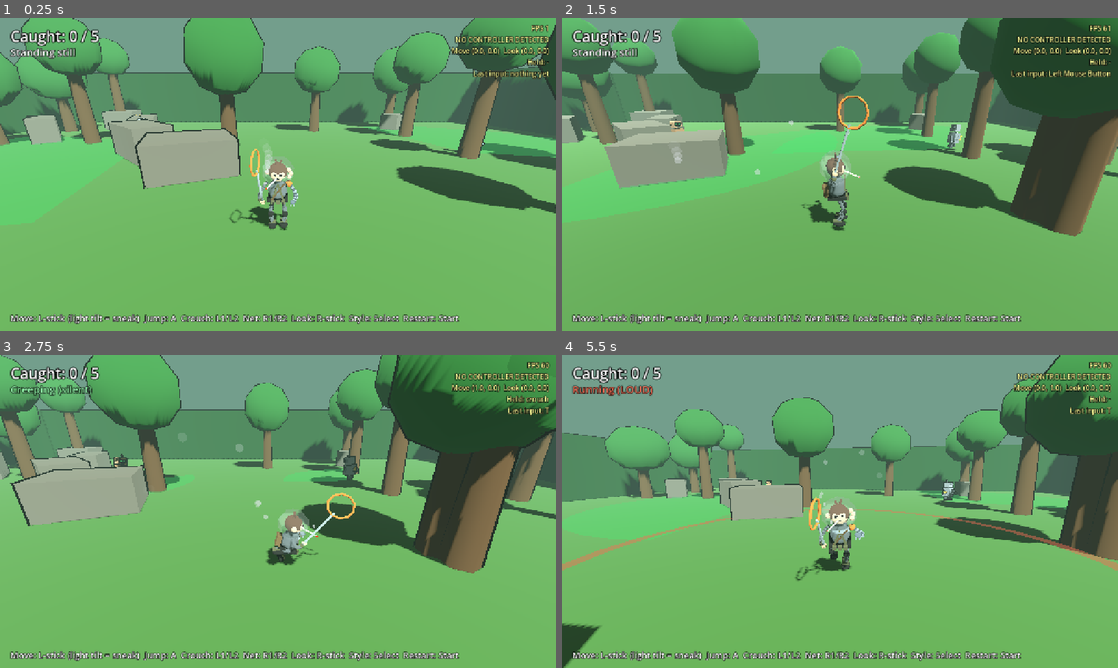
Above: before the commit, frames 1-4 (two rows, left to right).
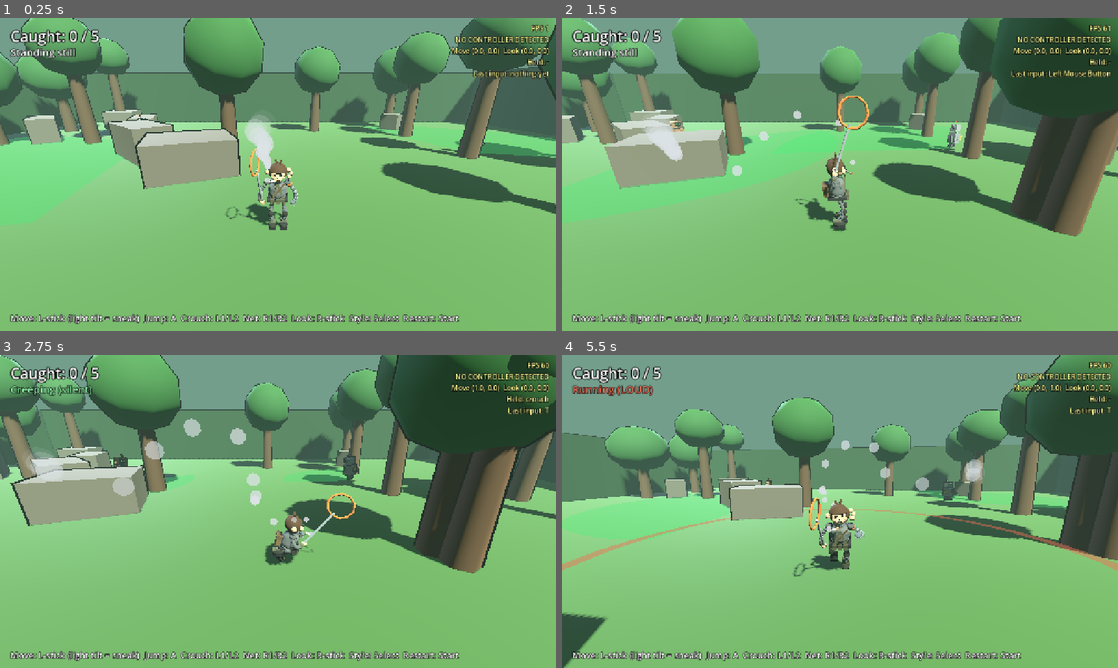
Above: after the commit, the same moments.

Repository: StoneColdOS/Caveman-Catchers
Game: Godot game, scene res://scenes/main.tscn
Two runs of this game, one before a commit and one after it. Both use one fixed random seed, a clock stepped at 60 frames per second and the inputs below.
Inputs (mouse positions are in pixels of both pictures, inside the frame that each line leads up to):
- Up to frame 1 (0.25 s): no input
- Up to frame 2 (1.5 s): tap Enter (restart) at 0.5 s; move the mouse to (962, 158) at 0.52 s; hold D (move_right) 0.53-1.25 s; tap J (net) at 0.6 s; click (962, 158) at 0.67 s; tap Space (jump) at 0.77, 1.07 s; tap T (style) at 0.8 s; drag from (728, 190) to (812, 237) at 1.27 s
- Up to frame 3 (2.75 s): move the mouse to (333, 442) at 2.02 s; hold D (move_right) from 2.03 s (still down); hold Shift (crouch) from 2.03 s (still down); tap T (style) at 2.3 s
- Up to frame 4 (5.5 s): release D (move_right) at 2.75 s; release Shift (crouch) at 2.75 s; drag from (812, 574) to (673, 464) at 2.77 s; move the mouse to (1006, 558) at 3.52 s; hold A (move_left) 3.53-4.25 s; tap Left (look_left) at 3.6 s; tap Space (jump) at 3.77, 4.07 s; tap T (style) at 3.8, 5.3 s; drag from (673, 464) to (756, 433) at 4.27 s; move the mouse to (867, 511) at 5.02 s; hold S (move_back) from 5.03 s (still down); tap Up (look_up) at 5.1 s; click (867, 511) at 5.17 s

The runs differ from the first frame. In frame 1, 14% of the frame differs, in the area x 0-100%, y 0-68%; in frame 2, 9.1%; in frame 3, 19%; in frame 4, 19%, in the area x 0-100%, y 1-88%.
Error before the commit: Cannot call method 'get_nodes_in_group' on a null value. (res://scripts/main.gd:297)
Error after the commit: Cannot call method 'get_nodes_in_group' on a null value. (res://scripts/main.gd:304)

Commit message:
No helmet, floating cigarette, thicker trailing smoke, more depth
- Helmet removed; added brow ridge, muzzle, cheeks and a neck
- Cigarette floats at his mouth on the body so it stays put while his head
  bobbles; filter at the lips, lit end out
- Smoke: 16 bigger, denser puffs that stay where released (trail behind
  him when moving) and drift away from his face
- More shape: chest, shoulder pads, hips, pouch flaps, satchel flap and
  buckle, boot soles; robots get a chest panel, speaker slots, rivets,
  screen bezel, a knob and an antenna bulb
- Lighting: drop flat toon shading, add a cool back light, lower ambient

Co-Authored-By: Claude Opus 5.5 <noreply@anthropic.com>
Claude-Session: https://claude.ai/code/session_01X5D3NCWGJ5U6tQxJ5x7zR9

Diff:
--- a/scripts/gatherer.gd
+++ b/scripts/gatherer.gd
@@ -109,6 +109,13 @@
 	body.rotation.z = randf_range(-0.08, 0.08)
 	torso.add_child(body)
 	torso.add_child(Util.mesh(Util.box(Vector3(0.2, 0.16, 0.02)), rust, Vector3(-0.14, 0.66 + y, 0.26)))
+	# Chest panel with speaker slots and corner rivets, so the body isn't a plain box
+	torso.add_child(Util.mesh(Util.box(Vector3(0.3, 0.26, 0.03)), tin.darkened(0.18), Vector3(0.08, 0.84 + y, 0.255)))
+	for i in 3:
+		torso.add_child(Util.mesh(Util.box(Vector3(0.2, 0.025, 0.02)), Color(0.12, 0.12, 0.12), Vector3(0.08, 0.9 + y - i * 0.06, 0.272), false))
+	for cx in [-0.27, 0.27]:
+		for cy in [0.5, 1.06]:
+			torso.add_child(Util.mesh(Util.sphere(0.03), tin.lightened(0.25), Vector3(cx, cy + y, 0.255), false))
 	# Legs and arms hang from pivots so they can swing, scissor and flail.
 	for side in [-1.0, 1.0]:
 		var hip := Node3D.new()
@@ -133,19 +140,22 @@
 	head.position = Vector3(0, head_base_y, 0)
 	torso.add_child(head)
 	head.add_child(Util.mesh(Util.box(Vector3(0.56, 0.42, 0.4)), tin.lightened(0.1), Vector3.ZERO))
-	head.add_child(Util.mesh(Util.box(Vector3(0.44, 0.3, 0.02)), Color(0.05, 0.07, 0.06), Vector3(0, 0, 0.205)))
+	head.add_child(Util.mesh(Util.box(Vector3(0.5, 0.36, 0.04)), tin.darkened(0.3), Vector3(0, 0, 0.2)))  # screen bezel
+	head.add_child(Util.mesh(Util.box(Vector3(0.44, 0.3, 0.02)), Color(0.05, 0.07, 0.06), Vector3(0, 0, 0.225), false))
+	head.add_child(Util.mesh(Util.box(Vector3(0.06, 0.06, 0.04)), Color(0.75, 0.2, 0.15), Vector3(0.21, -0.14, 0.22), false))  # knob
 	head.add_child(Util.mesh(Util.sphere(0.12), tin.darkened(0.15), Vector3(-0.32, 0.08, 0)))
 	head.add_child(Util.mesh(Util.sphere(0.12), tin.darkened(0.15), Vector3(0.32, 0.08, 0)))
 	var ant := Util.mesh(Util.box(Vector3(0.02, 0.22, 0.02)), Color(0.3, 0.3, 0.32), Vector3(0.12, 0.3, 0))
 	ant.rotation.z = randf_range(-0.6, 0.6)
 	head.add_child(ant)
+	ant.add_child(Util.mesh(Util.sphere(0.04), Color(0.9, 0.3, 0.2), Vector3(0, 0.12, 0)))  # antenna bulb
 	# Screen eyes (unshaded so they glow); color shows his mood
 	eye_mat = Util.mat(Color(0.3, 1.0, 0.5), true)
 	for ex in [-0.1, 0.1]:
 		var eye := MeshInstance3D.new()
 		eye.mesh = Util.box(Vector3(0.08, 0.08, 0.02))
 		eye.material_override = eye_mat
-		eye.position = Vector3(ex, 0.03, 0.22)
+		eye.position = Vector3(ex, 0.03, 0.24)
 		head.add_child(eye)
 	# Wind-up key on his back
 	key = Node3D.new()
--- a/scripts/main.gd
+++ b/scripts/main.gd
@@ -132,7 +132,7 @@
 	env.background_color = Color(0.45, 0.62, 0.55)
 	env.ambient_light_source = Environment.AMBIENT_SOURCE_COLOR
 	env.ambient_light_color = Color(0.55, 0.65, 0.55)
-	env.ambient_light_energy = 0.6
+	env.ambient_light_energy = 0.45
 	env.fog_enabled = true
 	env.fog_light_color = Color(0.45, 0.62, 0.55)
 	env.fog_density = 0.01
@@ -141,10 +141,17 @@
 	add_child(we)
 
 	var sun := DirectionalLight3D.new()
-	sun.rotation_degrees = Vector3(-55, 35, 0)
-	sun.light_energy = 1.1
+	sun.rotation_degrees = Vector3(-50, 35, 0)
+	sun.light_energy = 1.3
+	sun.light_color = Color(1.0, 0.96, 0.88)
 	sun.shadow_enabled = true
 	add_child(sun)
+	# Cool back light from the other side: rims the edges so characters read as round
+	var back := DirectionalLight3D.new()
+	back.rotation_degrees = Vector3(-25, 215, 0)
+	back.light_energy = 0.55
+	back.light_color = Color(0.65, 0.78, 1.0)
+	add_child(back)
 
 
 func _build_ground() -> void:
--- a/scripts/player.gd
+++ b/scripts/player.gd
@@ -1,6 +1,6 @@
 extends CharacterBody3D
 ## The hero: a lanky old space chimp from the user's sketch. Droopy eye, X eye, chewed
-## ear, cigarette poking through his helmet, harness, pouches, satchel, robot arm, net.
+## ear, a cigarette floating at his mouth, harness, pouches, satchel, robot arm, net.
 
 signal caught_one
 
@@ -48,6 +48,7 @@
 var knee_pads: Array = []
 var right_band: MeshInstance3D
 var smoke_origin: Array = []
+var smoke_away: Array = []
 var walk_phase := 0.0
 var cig_tip: MeshInstance3D
 var smoke: Node3D
@@ -92,6 +93,17 @@
 	body_root = Node3D.new()
 	visual.add_child(body_root)
 	body_root.add_child(Util.mesh(Util.capsule(0.25, 0.62), suit, Vector3(0, 1.2, 0)))
+	# Chest, shoulders and hips give the torso some shape
+	var chest := Util.mesh(Util.sphere(0.2), suit.lightened(0.05), Vector3(0, 1.3, 0.1))
+	chest.scale = Vector3(1.25, 0.85, 0.65)
+	body_root.add_child(chest)
+	for side in [-1.0, 1.0]:
+		var pad := Util.mesh(Util.sphere(0.1), suit.darkened(0.12), Vector3(0.26 * side, 1.42, 0))
+		pad.scale = Vector3(1.1, 0.75, 1.1)
+		body_root.add_child(pad)
+	var hips := Util.mesh(Util.sphere(0.22), suit.darkened(0.08), Vector3(0, 0.96, 0))
+	hips.scale = Vector3(1.1, 0.55, 1.0)
+	body_root.add_child(hips)
 	# V harness straps meeting at the belt
 	for side in [-1.0, 1.0]:
 		var strap := Util.mesh(Util.box(Vector3(0.05, 0.5, 0.03)), gear, Vector3(0.08 * side, 1.2, 0.235))
@@ -101,17 +113,19 @@
 	body_root.add_child(Util.mesh(Util.box(Vector3(0.56, 0.07, 0.52)), dark, Vector3(0, 0.95, 0)))
 	for x in [-0.13, 0.0, 0.13]:
 		body_root.add_child(Util.mesh(Util.box(Vector3(0.1, 0.13, 0.07)), gear, Vector3(x, 0.93, 0.27)))
+		body_root.add_child(Util.mesh(Util.box(Vector3(0.11, 0.045, 0.085)), gear.darkened(0.2), Vector3(x, 0.99, 0.275)))  # pouch flap
 		body_root.add_child(Util.mesh(Util.box(Vector3(0.015, 0.06, 0.01)), dark, Vector3(x, 0.93, 0.31)))
 	# Satchel on his back with a cross strap
 	body_root.add_child(Util.mesh(Util.box(Vector3(0.34, 0.3, 0.14)), Color(0.45, 0.36, 0.24), Vector3(0, 1.12, -0.3)))
-	body_root.add_child(Util.mesh(Util.box(Vector3(0.34, 0.08, 0.02)), Color(0.38, 0.3, 0.2), Vector3(0, 1.24, -0.375)))
+	body_root.add_child(Util.mesh(Util.box(Vector3(0.36, 0.12, 0.17)), Color(0.38, 0.3, 0.2), Vector3(0, 1.24, -0.31)))  # satchel flap
+	body_root.add_child(Util.mesh(Util.box(Vector3(0.05, 0.05, 0.02)), Color(0.7, 0.62, 0.4), Vector3(0, 1.2, -0.4)))     # buckle
 	var cross := Util.mesh(Util.box(Vector3(0.04, 0.62, 0.02)), Color(0.38, 0.3, 0.2), Vector3(0.0, 1.22, 0.24))
 	cross.rotation.z = -0.6
 	body_root.add_child(cross)
 	# Robot arm's shoulder joint (his left)
 	body_root.add_child(Util.mesh(Util.sphere(0.09), Color(0.91, 0.51, 0.23), Vector3(0.3, 1.38, 0)))
 
-	# Head on a springy pivot inside a bubble helmet
+	# Head on a springy pivot (no helmet)
 	head_pivot = Node3D.new()
 	head_pivot.position = Vector3(0, 1.5, 0)
 	body_root.add_child(head_pivot)
@@ -136,37 +150,47 @@
 		var stroke := Util.mesh(Util.box(Vector3(0.075, 0.016, 0.02)), ink, Vector3(0.07, 0.235, 0.255), false)
 		stroke.rotation.z = r
 		head_pivot.add_child(stroke)
-	head_pivot.add_child(Util.mesh(Util.box(Vector3(0.025, 0.02, 0.02)), ink, Vector3(0.0, 0.17, 0.27), false))   # nose
-	head_pivot.add_child(Util.mesh(Util.box(Vector3(0.09, 0.014, 0.02)), ink, Vector3(0.0, 0.12, 0.262), false))  # mouth
-	# Cigarette poking out through the helmet glass, glowing tip outside
-	var cig := Util.mesh(Util.box(Vector3(0.03, 0.03, 0.5)), Color(0.95, 0.93, 0.88), Vector3(-0.14, 0.08, 0.42))
-	cig.rotation = Vector3(0.25, -0.55, 0)
-	head_pivot.add_child(cig)
+	# Brow ridge and a muzzle that sticks out, so the face has depth
+	var brow := Util.mesh(Util.sphere(0.12), fur.darkened(0.1), Vector3(0, 0.29, 0.17))
+	brow.scale = Vector3(1.55, 0.32, 0.75)
+	head_pivot.add_child(brow)
+	var snout := Util.mesh(Util.sphere(0.11), face.lightened(0.06), Vector3(0, 0.12, 0.2))
+	snout.scale = Vector3(1.25, 0.8, 0.85)
+	head_pivot.add_child(snout)
+	head_pivot.add_child(Util.mesh(Util.box(Vector3(0.03, 0.022, 0.02)), ink, Vector3(0.0, 0.17, 0.286), false))   # nose
+	head_pivot.add_child(Util.mesh(Util.box(Vector3(0.1, 0.016, 0.02)), ink, Vector3(0.0, 0.1, 0.285), false))    # mouth
+	for side in [-1.0, 1.0]:  # cheeks
+		head_pivot.add_child(Util.mesh(Util.sphere(0.06), face.darkened(0.05), Vector3(0.12 * side, 0.15, 0.17)))
+	# Neck
+	var neck := CylinderMesh.new()
+	neck.top_radius = 0.09
+	neck.bottom_radius = 0.11
+	neck.height = 0.14
+	neck.radial_segments = 8
+	head_pivot.add_child(Util.mesh(neck, suit, Vector3(0, -0.03, 0)))
+	# Cigarette floats in front of his mouth, cartoon style. It's on the body, not the
+	# head, so it stays put while his head bobbles.
+	var cig := Util.mesh(Util.box(Vector3(0.028, 0.028, 0.24)), Color(0.95, 0.93, 0.88), Vector3(-0.13, 1.6, 0.37))
+	cig.rotation = Vector3(-0.12, -1.05, 0)
+	body_root.add_child(cig)
+	cig.add_child(Util.mesh(Util.box(Vector3(0.03, 0.03, 0.06)), Color(0.85, 0.6, 0.35), Vector3(0, 0, -0.09)))  # filter at his lips
 	cig_tip = MeshInstance3D.new()
-	cig_tip.mesh = Util.sphere(0.024)
+	cig_tip.mesh = Util.sphere(0.022)
 	cig_tip.material_override = Util.mat(Color(1.0, 0.45, 0.1), true)
-	cig_tip.position = Vector3(-0.27, 0.02, 0.62)
-	head_pivot.add_child(cig_tip)
-	var helmet := Util.mesh(Util.sphere(0.44), Color(0.8, 0.9, 0.95, 0.2), Vector3(0, 0.24, 0))
-	helmet.cast_shadow = GeometryInstance3D.SHADOW_CASTING_SETTING_OFF
-	head_pivot.add_child(helmet)
-	var collar := CylinderMesh.new()
-	collar.top_radius = 0.2
-	collar.bottom_radius = 0.22
-	collar.height = 0.07
-	collar.radial_segments = 10
-	head_pivot.add_child(Util.mesh(collar, metal, Vector3(0, -0.17, 0)))  # helmet collar
+	cig_tip.position = Vector3(0, 0, 0.125)
+	cig.add_child(cig_tip)
 	# Smoke trails up from the tip in world space
 	smoke = Node3D.new()
 	smoke.top_level = true
 	add_child(smoke)
-	for i in 8:
+	for i in 16:
 		var puff := MeshInstance3D.new()
-		puff.mesh = Util.sphere(0.06)
-		puff.material_override = Util.mat(Color(0.9, 0.92, 0.94, 0.45), true)
+		puff.mesh = Util.sphere(0.09)
+		puff.material_override = Util.mat(Color(0.88, 0.9, 0.92, 0.6), true)
 		puff.cast_shadow = GeometryInstance3D.SHADOW_CASTING_SETTING_OFF
 		smoke.add_child(puff)
 		smoke_origin.append(Vector3.ZERO)
+		smoke_away.append(Vector3.ZERO)
 
 	# Long, lanky noodle limbs
 	for side in [-1.0, 1.0]:
@@ -179,6 +203,7 @@
 		boot.scale = Vector3(1.0, 0.75, 1.6)
 		visual.add_child(boot)
 		boot.add_child(Util.mesh(Util.box(Vector3(0.17, 0.05, 0.14)), gear, Vector3(0, 0.13, -0.03)))  # boot band
+		boot.add_child(Util.mesh(Util.box(Vector3(0.21, 0.04 / 0.75, 0.36 / 1.6)), Color(0.08, 0.08, 0.08), Vector3(0, -0.085 / 0.75, 0)))  # sole
 		feet.append(boot)
 	right_arm = _make_noodle(12, 0.05, suit, Color())
 	robot_arm = _make_noodle(13, 0.055, metal, Color(0.32, 0.36, 0.4))  # accordion-striped spring arm
@@ -471,7 +496,7 @@
 	get_tree().call_group("gatherers", "hear_noise", global_position, radius, self)
 
 
-## Puffs swirl slowly around inside the helmet; the cigarette tip pulses.
+## Thick smoke drifts up from the cigarette and trails behind him; the tip pulses.
 func _animate_smoke() -> void:
 	# Each puff leaves the cigarette tip, drifts up and grows, then starts over.
 	var t := Time.get_ticks_msec() * 0.001
@@ -479,13 +504,17 @@
 	var n := smoke.get_child_count()
 	for i in n:
 		var puff: MeshInstance3D = smoke.get_child(i)
-		var life := fposmod(t * 0.45 + float(i) / n, 1.0)
+		var life := fposmod(t * 0.32 + float(i) / n, 1.0)
 		if life < 0.05 or smoke_origin[i] == Vector3.ZERO:
 			smoke_origin[i] = tip
-		var o: Vector3 = smoke_origin[i]
-		puff.global_position = o + Vector3(sin(t * 2.0 + i) * 0.08 * life, life * 0.9, cos(t * 1.7 + i) * 0.06 * life)
-		puff.scale = Vector3.ONE * (0.5 + life * 1.6)
-		(puff.material_override as StandardMaterial3D).albedo_color.a = 0.5 * (1.0 - life)
+			var away := tip - head_pivot.global_position
+			away.y = 0.0
+			smoke_away[i] = away.normalized() if away.length() > 0.01 else Vector3.ZERO
+		var o: Vector3 = smoke_origin[i] + smoke_away[i] * life * 0.45  # drift away from his face
+		# Puffs stay where they were puffed, so moving leaves a trail behind him
+		puff.global_position = o + Vector3(sin(t * 1.6 + i) * 0.14 * life, life * 1.3, cos(t * 1.3 + i) * 0.12 * life)
+		puff.scale = Vector3.ONE * (0.6 + life * 2.6)
+		(puff.material_override as StandardMaterial3D).albedo_color.a = 0.62 * (1.0 - life * life)
 	var glow := 0.75 + 0.25 * sin(t * 3.0)
 	(cig_tip.material_override as StandardMaterial3D).albedo_color = Color(1.0, 0.35 * glow + 0.1, 0.05)
 
--- a/scripts/util.gd
+++ b/scripts/util.gd
@@ -7,7 +7,7 @@
 const LAYER_CAVEMAN := 4
 
 
-## Art style: rubber hose (outlines, toon shading, old-film filter, extra bounce) or plain.
+## Art style: rubber hose (ink outlines on robots and props, extra bounce) or plain.
 static var rubber := true
 const BPM := 112.0               # everything bobs to this beat in rubber hose mode
 const OUTLINE := 0.05            # outline thickness in meters
@@ -29,9 +29,6 @@
 	rubber = on
 	for n in tree.get_nodes_in_group("outlines"):
 		n.visible = on
-	for m in _shaded:
-		if is_instance_valid(m):
-			m.diffuse_mode = BaseMaterial3D.DIFFUSE_TOON if on else BaseMaterial3D.DIFFUSE_BURLEY
 	tree.call_group("style_listeners", "on_style_changed", on)
 
 
@@ -50,8 +47,7 @@
 		m.transparency = BaseMaterial3D.TRANSPARENCY_ALPHA
 		m.cull_mode = BaseMaterial3D.CULL_DISABLED
 	elif not unshaded:
-		m.specular_mode = BaseMaterial3D.SPECULAR_DISABLED
-		m.diffuse_mode = BaseMaterial3D.DIFFUSE_TOON if rubber else BaseMaterial3D.DIFFUSE_BURLEY
+		m.roughness = 0.85
 		_shaded.append(m)
 	return m
 
Binary file changed: docs/concept/hero-ingame.png
Not shown, changed: docs/DESIGN.md
Not shown, changed: docs/ROADMAP.md
